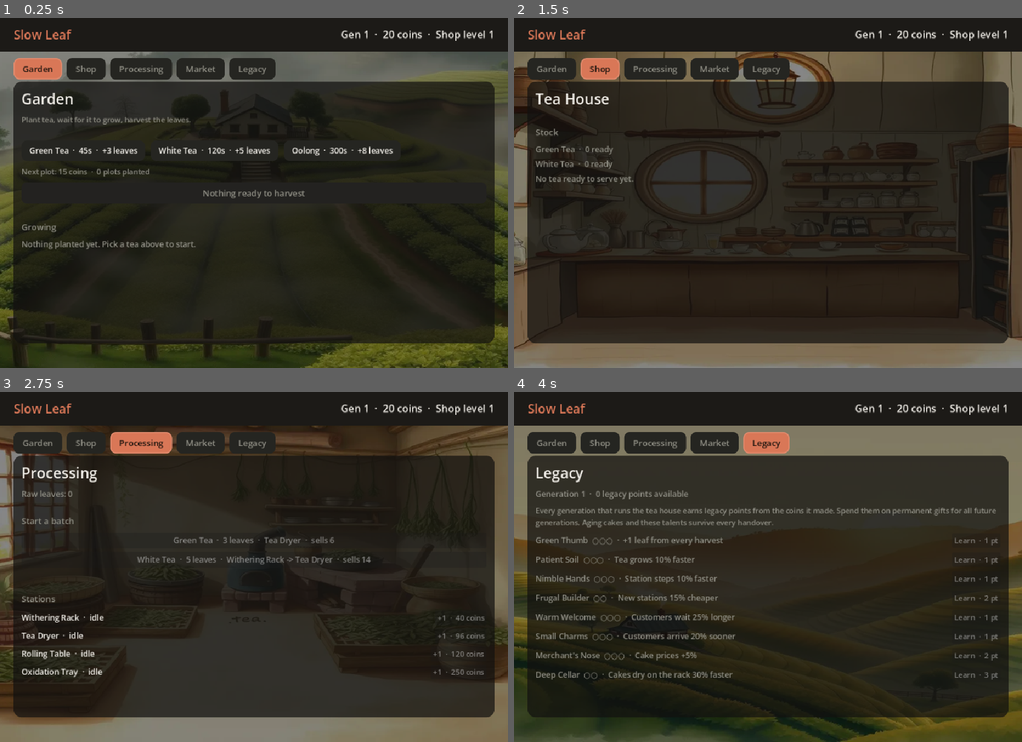
Above: before the commit, frames 1-4 (two rows, left to right).
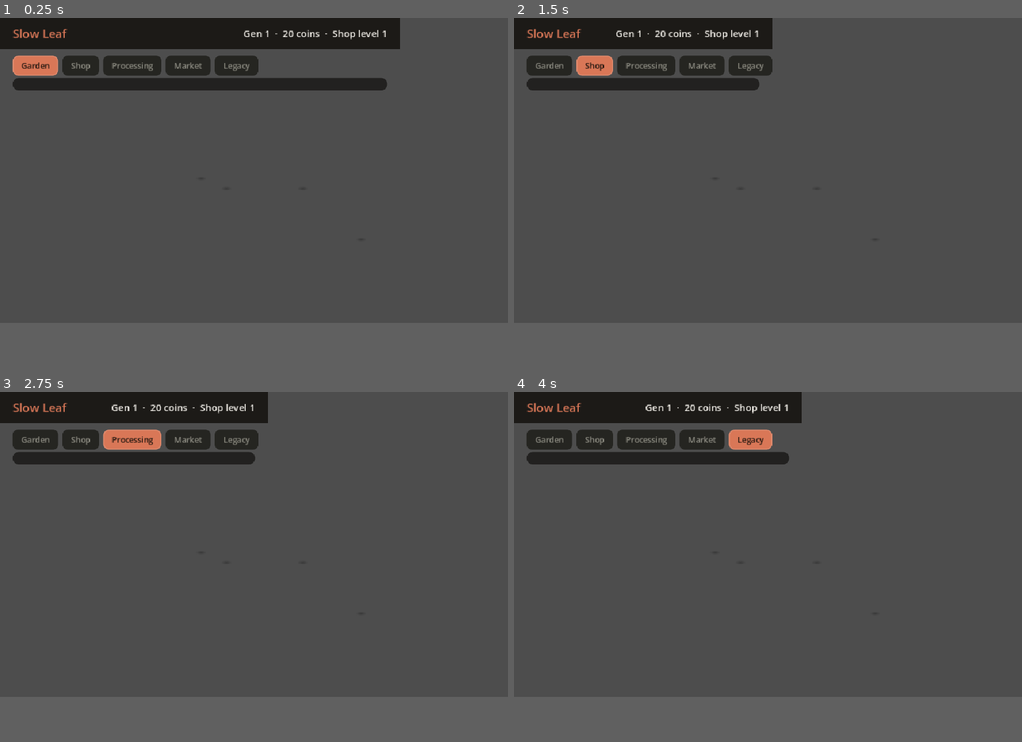
Above: after the commit, the same moments.

Repository: adisetiawanx/indie-game
Game: Godot game, scene res://scenes/main.tscn
The game is run twice, just before and just after one commit, with the same random seed, the same clock (stepped at 60 frames per second) and the same inputs.
Inputs:
- Up to frame 1 (0.25 s): no input
- Up to frame 2 (1.5 s): click "Garden" at 0.5 s; click "Shop" at 1.25 s
- Up to frame 3 (2.75 s): click "Processing" at 2 s
- Up to frame 4 (4 s): click "Market" at 2.75 s; click "Legacy" at 3.5 s
The window is 800x551 before the commit and 800x480 after it. Grey fills any space a smaller window leaves; there, only what the larger window draws over its background counts as a difference.

The runs differ from the first frame. In frame 1, 76% of the frame differs, in the area x 0-100%, y 0-100%; in frame 2, 86%; in frame 3, 87%; in frame 4, 84%.

Commit message:
in-engine tea house scene with animated characters

Diff:
--- a/project.godot
+++ b/project.godot
@@ -20,8 +20,8 @@
 
 [display]
 
-window/size/viewport_width=900
-window/size/viewport_height=620
+window/size/viewport_width=960
+window/size/viewport_height=576
 window/stretch/mode="canvas_items"
 
 [rendering]
--- a/scenes/main.tscn
+++ b/scenes/main.tscn
@@ -1,12 +1,6 @@
 [gd_scene load_steps=2 format=3]
 
-[ext_resource type="Script" path="res://scripts/main.gd" id="1_main"]
+[ext_resource type="Script" path="res://scripts/root.gd" id="1_root"]
 
-[node name="Main" type="Control"]
-layout_mode = 3
-anchors_preset = 15
-anchor_right = 1.0
-anchor_bottom = 1.0
-grow_horizontal = 2
-grow_vertical = 2
-script = ExtResource("1_main")
+[node name="Root" type="Node2D"]
+script = ExtResource("1_root")
--- /dev/null
+++ b/scripts/root.gd
@@ -0,0 +1,49 @@
+extends Node2D
+
+## Root scene Slow Leaf: ruangan kedai sebagai dunia, UI dashboard meluncur
+## sebagai panel. Mode khusus: --selftest, --screenshot, --dev-speed.
+
+const TeaRoom := preload("res://scripts/tea_room.gd")
+const MainUI := preload("res://scripts/main.gd")
+
+var ui: Control
+var ui_visible := true
+
+
+func _ready() -> void:
+	# dunia
+	var room := Node2D.new()
+	room.set_script(TeaRoom)
+	add_child(room)
+
+	# UI dashboard (Control di atas dunia)
+	ui = Control.new()
+	ui.set_script(MainUI)
+	ui.set_anchors_preset(Control.PRESET_FULL_RECT)
+	add_child(ui)
+
+	var args := OS.get_cmdline_user_args()
+	if args.has("--selftest"):
+		ui.interactive = false
+		ui._run_selftest()
+		return
+	if args.has("--screenshot"):
+		# screenshot dunia: sembunyikan panel dashboard
+		ui.visible = false
+		ui.interactive = false
+		await get_tree().process_frame
+		await get_tree().process_frame
+		await get_tree().process_frame
+		var img := get_viewport().get_texture().get_image()
+		var out := ProjectSettings.globalize_path("user://screenshot_world.png")
+		img.save_png(out)
+		print("SCREENSHOT_SAVED: " + out)
+		ui._run_screenshot()  # lanjut screenshot UI panel seperti biasa
+		return
+
+
+func _unhandled_input(event: InputEvent) -> void:
+	# toggle panel dashboard (nanti: tombol H / otomatis saat aksi)
+	if event is InputEventKey and event.pressed and event.keycode == KEY_TAB:
+		ui_visible = not ui_visible
+		ui.visible = ui_visible
--- /dev/null
+++ b/scripts/tea_room.gd
@@ -0,0 +1,149 @@
+extends Node2D
+
+## Ruangan kedai Slow Leaf: lantai+dinding dari Room_Builder, furnisi dari
+## Interiors, karakter beranimasi dari sheet Adam.
+## Sheet di assets/tiles/ adalah placeholder dev (non-komersial), gitignored.
+
+const T := 16          # ukuran tile sumber
+const S := 3           # skala render
+const COLS := 20
+const ROWS := 12
+
+const RB := "res://assets/tiles/Room_Builder_free_16x16.png"
+const IT := "res://assets/tiles/Interiors_free_16x16.png"
+const IDLE_SHEET := "res://assets/tiles/Adam_idle_anim_16x16.png"
+const SIT_SHEET := "res://assets/tiles/Adam_sit_16x16.png"
+
+# koordinat tile terverifikasi (pixel-probe + contact sheet berlabel)
+const WALL_TOP := Vector2i(1, 13)   # dinding merah-coklat gelap, cap putih
+const WALL_BODY := Vector2i(1, 14)  # badan dinding gelap + baseboard
+const FLOOR := Vector2i(4, 11)      # lantai wood plank tan (kolom 4-6, baris 11)
+const WINDOW := Vector2i(2, 33)  # 2x2
+const CAKES := Vector2i(11, 13)  # 2x1
+const PLANT_BUSH := Vector2i(2, 48)
+const PLANT_POT := Vector2i(12, 48)
+const CHAIR := Vector2i(0, 36)      # kursi kayu menghadap depan
+const TABLE_SQ := Vector2i(2, 41)   # meja persegi kecil
+const SHELF := Vector2i(5, 13)      # rak makanan 1x2
+
+
+func _atlas(path: String, x: int, y: int, w := 1, h := 1) -> AtlasTexture:
+	var at := AtlasTexture.new()
+	at.atlas = load(path)
+	at.region = Rect2(x * T, y * T, w * T, h * T)
+	return at
+
+
+func _tile(path: String, x: int, y: int, gx: int, gy: int, w := 1, h := 1, flip := false) -> Sprite2D:
+	var s := Sprite2D.new()
+	s.texture = _atlas(path, x, y, w, h)
+	s.centered = false
+	s.flip_h = flip
+	s.scale = Vector2(S, S)
+	s.position = Vector2(gx * T * S, gy * T * S)
+	add_child(s)
+	return s
+
+
+func _ready() -> void:
+	_build_room()
+	_build_furniture()
+	_build_characters()
+	print("TEA_ROOM children=", get_child_count(),
+		" wall_tex=", load(RB) != null, " it_tex=", load(IT) != null)
+
+
+func _build_room() -> void:
+	for gy in ROWS:
+		for gx in COLS:
+			if gy == 0:
+				_tile(RB, WALL_TOP.x, WALL_TOP.y, gx, gy)
+			elif gy < 3:
+				_tile(RB, WALL_BODY.x, WALL_BODY.y, gx, gy)
+			else:
+				_tile(RB, FLOOR.x, FLOOR.y, gx, gy)
+
+
+func _build_furniture() -> void:
+	# bayangan lebih dulu (lapisan bawah)
+	for fx in [9.2, 12.2]:
+		_shadow(fx, 6.0)
+	_shadow(8.2, 5.6)
+	_shadow(14.5, 8.0)
+	# jendela 2x2 di dinding
+	_tile(IT, WINDOW.x, WINDOW.y, 3, 0, 2, 2)
+	_tile(IT, WINDOW.x, WINDOW.y, 11, 0, 2, 2)
+	# rak makanan 1x2 di dinding
+	_tile(IT, SHELF.x, SHELF.y, 7, 1, 1, 2)
+	_tile(IT, SHELF.x, SHELF.y, 13, 1, 1, 2)
+	# dua set meja persegi + kursi depan di lantai
+	for tx in [9, 13]:
+		_tile(IT, TABLE_SQ.x, TABLE_SQ.y, tx, 6)
+		_tile(IT, CHAIR.x, CHAIR.y, tx, 7)
+		_tile(IT, CHAIR.x, CHAIR.y, tx, 5, 1, 1, true)
+	# tanaman pojok
+	_tile(IT, PLANT_BUSH.x, PLANT_BUSH.y, 0, 9)
+	_tile(IT, PLANT_POT.x, PLANT_POT.y, 19, 9)
+
+
+func _make_anims() -> SpriteFrames:
+	var frames := SpriteFrames.new()
+	frames.remove_animation("default")
+	# idle: 24 frame 16x32 -> 4 arah x 6 frame
+	var dirs := {"left": 0, "up": 6, "right": 12, "down": 18}
+	for dir in dirs.keys():
+		frames.add_animation("idle_" + dir)
+		frames.set_animation_speed("idle_" + dir, 5.0)
+		for i in range(6):
+			frames.add_frame("idle_" + dir, _atlas(IDLE_SHEET, dirs[dir] + i, 0))
+	# sit: 12 frame stride 32 offset 6 -> s0-5 menghadap kiri, s6-11 kanan
+	frames.add_animation("sit_left")
+	frames.set_animation_speed("sit_left", 4.0)
+	for i in range(6):
+		var at := AtlasTexture.new()
+		at.atlas = load(SIT_SHEET)
+		at.region = Rect2(6 + i * 32, 0, 16, 32)
+		frames.add_frame("sit_left", at)
+	frames.add_animation("sit_right")
+	frames.set_animation_speed("sit_right", 4.0)
+	for i in range(6):
+		var at2 := AtlasTexture.new()
+		at2.atlas = load(SIT_SHEET)
+		at2.region = Rect2(6 + (6 + i) * 32, 0, 16, 32)
+		frames.add_frame("sit_right", at2)
+	return frames
+
+
+func _character(gx: float, gy: float, anim: String) -> AnimatedSprite2D:
+	var c := AnimatedSprite2D.new()
+	c.sprite_frames = _make_anims()
+	c.scale = Vector2(S, S)
+	# anchor: kaki karakter di dasar sel grid
+	c.position = Vector2(gx * T * S + T * S / 2.0, gy * T * S + T * S)
+	c.play(anim)
+	add_child(c)
+	return c
+
+
+func _build_characters() -> void:
+	# pelanggan duduk di kursi sisi meja kiri, menghadap kanan ke meja
+	_character(8.2, 5.6, "sit_right")
+	# staf berdiri di dekat meja kanan menghadap bawah
+	_character(14.5, 8.0, "idle_down")
+
+
+func _shadow(gx: float, gy: float) -> void:
+	# bayangan elips lembut di bawah objek/karakter
+	var s := Sprite2D.new()
+	var img := Image.create(20, 8, false, Image.FORMAT_RGBA8)
+	for yy in range(8):
+		for xx in range(20):
+			var dx := (xx - 10.0) / 10.0
+			var dy := (yy - 4.0) / 4.0
+			var a := 0.28 * (1.0 - sqrt(dx * dx + dy * dy))
+			img.set_pixel(xx, yy, Color(0, 0, 0, clampf(a, 0.0, 1.0)))
+	var tex := ImageTexture.create_from_image(img)
+	s.texture = tex
+	s.centered = false
+	s.position = Vector2(gx * T * S - T * S / 2.0, gy * T * S + T * S - 18)
+	add_child(s)
